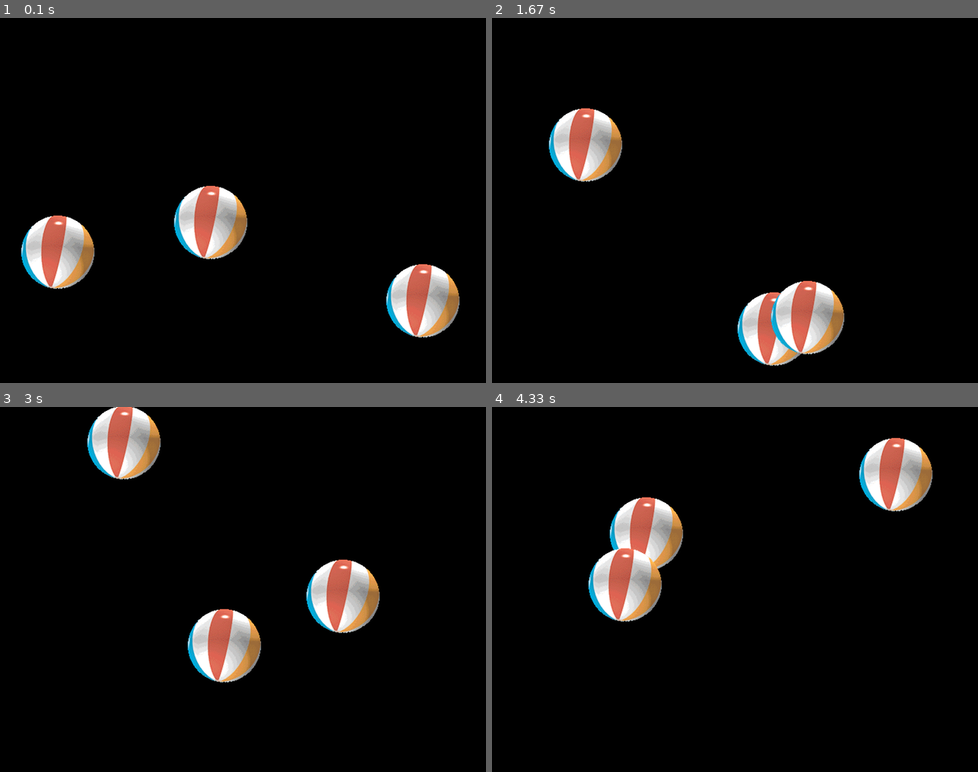
Above: before the commit, frames 1-4 (two rows, left to right).
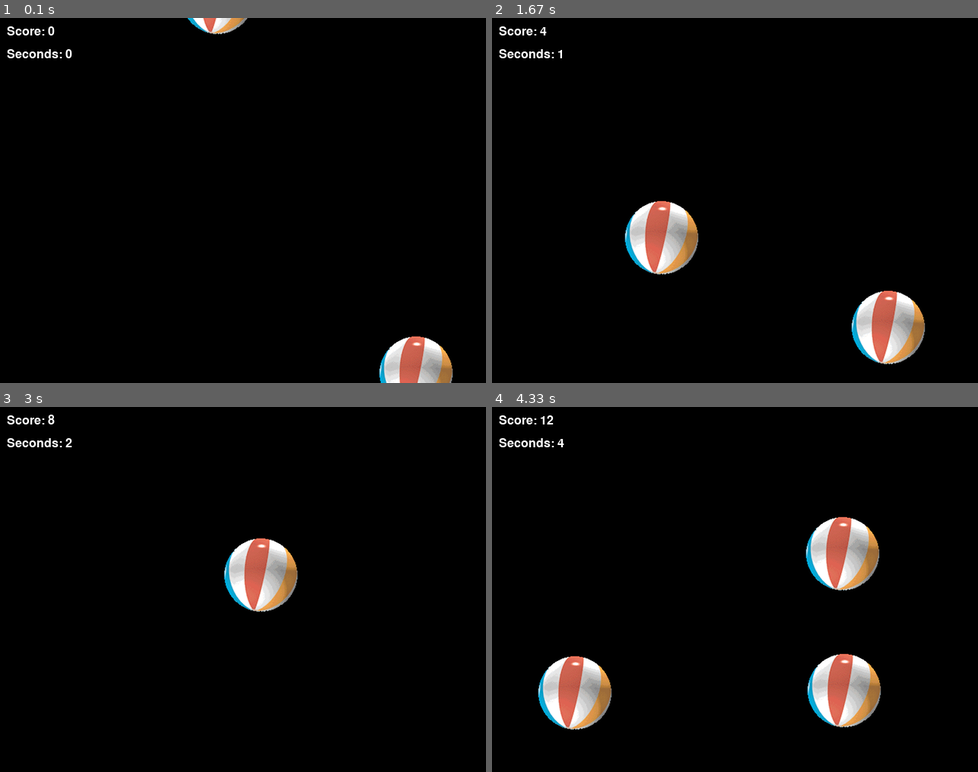
Above: after the commit, the same moments.

Repository: platniumboi/CSC141Personal-work
Game: pygame game, started from Too-Many-Balls/Main_BallBounceManyBalls.py
The game is run twice, just before and just after one commit, with the same random seed, the same clock (stepped at 60 frames per second) and the same inputs.
Inputs (mouse positions are in pixels of both pictures, inside the frame that each line leads up to):
- Up to frame 1 (0.1 s): no input
- Up to frame 2 (1.67 s): click (890, 189) at 0.38 s; click (598, 353) at 0.72 s; click (584, 284) at 1.05 s; click (642, 266) at 1.38 s
- Up to frame 3 (3 s): click (174, 618) at 1.72 s; click (199, 593) at 2.05 s; click (218, 578) at 2.38 s; click (243, 571) at 2.72 s
- Up to frame 4 (4.33 s): click (759, 578) at 3.05 s; click (778, 593) at 3.38 s; click (803, 618) at 3.72 s; click (827, 655) at 4.05 s

The runs differ from the first frame. In frame 1, 9.5% of the frame differs, in the area x 1-95%, y 0-100%; in frame 2, 11%; in frame 3, 9.9%; in frame 4, 14%, in the area x 1-91%, y 2-89%.

Commit message:
saving just in case

Diff:
--- a/Bouncing-ball/PygameOneBallBouceWithSound.py
+++ b/Bouncing-ball/PygameOneBallBouceWithSound.py
@@ -19,9 +19,9 @@
 clock = pygame.time.Clock()
 
 # 4 - Load assets: image(s), sound(s),  etc.
-ballImage = pygame.image.load('Bouncing-ball/images/ball.png')
-bounceSound = pygame.mixer.Sound('Bouncing-ball/sounds/boing.wav')
-pygame.mixer.music.load('Bouncing-ball/sounds/background.mp3')
+ballImage = pygame.image.load('images/ball.png')
+bounceSound = pygame.mixer.Sound('sounds/boing.wav')
+pygame.mixer.music.load('sounds/background.mp3')
 pygame.mixer.music.play(-1, 0.0)
 
 
--- a/Too-Many-Balls/Ball.py
+++ b/Too-Many-Balls/Ball.py
@@ -1,6 +1,10 @@
+# Originally by Irv Kalb from Chapter 6 of Object-Oriented Python
+# Modified by David Kopec to move in an arc
+
 import pygame
 from pygame.locals import *
 import random
+from math import sin
 
 # Ball class
 class Ball():
@@ -12,33 +16,32 @@
 
         self.image = pygame.image.load('images/ball.png')
         # A rect is made up of [x, y, width, height]
-        ballRect = self.image.get_rect()
-        self.width = ballRect.width
-        self.height = ballRect.height
+        self.ballRect = self.image.get_rect()
+        self.width = self.ballRect.width
+        self.height = self.ballRect.height
         self.maxWidth = windowWidth - self.width
         self.maxHeight = windowHeight - self.height
 
         # Pick a random starting position
         self.x = random.randrange(0, self.maxWidth)
-        self.y = random.randrange(0, self.maxHeight)
+        self.y = self.height
 
         # Choose a random speed between -4 and 4, but not zero
         # in both the x and y directions
-        speedsList = [-4, -3, -2, -1, 1, 2, 3, 4]
+        speedsList = [-7, -6, -5, -4, -3, 3, 4, 5, 6, 7]
         self.xSpeed = random.choice(speedsList)
-        self.ySpeed = random.choice(speedsList)
+        self.ySpeed = random.randrange(self.maxHeight, self.windowHeight * 2)
 
     def update(self):
         # Check for hitting a wall.  If so, change that direction.
-        if (self.x < 0) or (self.x >= self.maxWidth):
+        if (self.x < -self.width) or (self.x >= self.windowWidth):
             self.xSpeed = -self.xSpeed
-
-        if (self.y < 0) or (self.y >= self.maxHeight):
-            self.ySpeed = -self.ySpeed
 
         # Update the Ball's x and y, using the speed in two directions
         self.x = self.x + self.xSpeed
-        self.y = self.y + self.ySpeed
+        self.y = self.windowWidth - self.ySpeed * sin(3.14 * self.x / self.maxWidth)
+        self.ballRect.x = self.x
+        self.ballRect.y = self.y
 
     def draw(self):
         self.window.blit(self.image, (self.x, self.y))
--- a/Too-Many-Balls/Main_BallBounceManyBalls.py
+++ b/Too-Many-Balls/Main_BallBounceManyBalls.py
@@ -13,6 +13,9 @@
 WINDOW_HEIGHT = 480
 FRAMES_PER_SECOND = 30
 N_BALLS = 3
+PLAYER_SCORE = 0
+LAST_SECONDS = 0
+ADDBALLS = pygame.USEREVENT + 1
 
 # 3 - Initialize the world
 pygame.init()
@@ -28,6 +31,13 @@
     oBall = Ball(window, WINDOW_WIDTH, WINDOW_HEIGHT)
     ballList.append(oBall)  # append the new Ball to the list of Balls
 
+def draw_text(surface, text, x, y, color, font_size=24):
+    text_font = pygame.font.SysFont(None, font_size)
+    text_surface = text_font.render(text, True, color)
+    text_rect = text_surface.get_rect()
+    text_rect.topleft = (x, y)
+    surface.blit(text_surface, text_rect)
+
 # 6 - Loop forever
 while True:
 
@@ -36,6 +46,18 @@
         if event.type == pygame.QUIT:
             pygame.quit()
             sys.exit()
+        if event.type == pygame.MOUSEBUTTONDOWN:
+            for oBall in ballList:
+                if oBall.ballRect.collidepoint(pygame.mouse.get_pos()):
+                    PLAYER_SCORE += 1
+                    break
+
+    LAST_SECONDS = pygame.time.get_ticks() // 1000
+
+    pygame.time.set_timer(ADDBALLS, 1000)  # add a new ball every second
+    if event.type == ADDBALLS:
+        oBall = Ball(window, WINDOW_WIDTH, WINDOW_HEIGHT)
+        ballList.append(oBall)  # append the new Ball to the list of Balls
 
     # 8 - Do any "per frame" actions
     for oBall in ballList:
@@ -47,9 +69,16 @@
     # 10 - Draw the window elements
     for oBall in ballList:
         oBall.draw()   # tell each Ball to draw itself
-
+    draw_text(window, "Score: " + str(PLAYER_SCORE), 10, 10, (255, 255, 255))
+    draw_text(window, "Seconds: " + str(LAST_SECONDS), 10, 40, (255, 255, 255))
     # 11 - Update the window
     pygame.display.update()
 
+    if LAST_SECONDS > 15:
+        draw_text(window, "Game Over!", 200, 200, (255, 0, 0), font_size=48)
+        pygame.display.update()
+        pygame.time.wait(3000)
+        pygame.quit()
+        sys.exit()
     # 12 - Slow things down a bit
     clock.tick(FRAMES_PER_SECOND)  # make pygame wait
